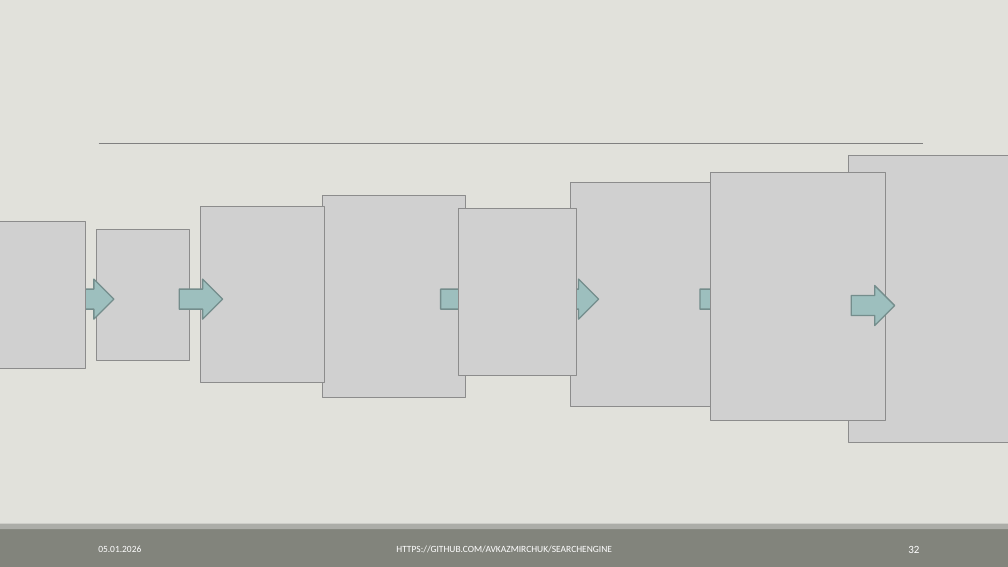
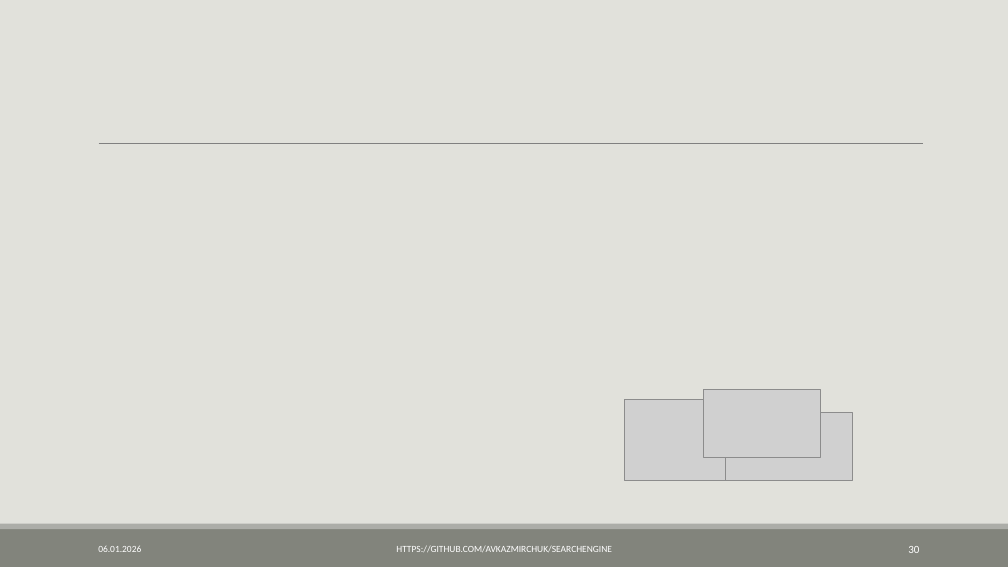
Before and after one commit to AVKazmirchuk/SearchEngine, a slide deck: slide 30 of presentation/защита [Автосохраненный].pptx (slide 32 before the commit). Drawn at 1008x567 pixels with LibreOffice and Linux fonts; fonts in the diff are those of the drawing; grey boxes stand for pictures. Boxes give left, top, right and bottom in pixels: in the first picture for what was removed or moved away, otherwise in the second. Text is boxed around its words. In the diff, an @@ line names an element or a change of style, - is before the commit and + after.

Commit message:
update presentation

```diff
--- a/presentation/защита [Автосохраненный].pptx
+++ b/presentation/защита [Автосохраненный].pptx
@@ picture removed at (711, 172, 886, 420) @@
@@ picture removed at (848, 156, 1008, 442) @@
@@ picture removed at (200, 206, 325, 383) @@
@@ picture removed at (323, 195, 466, 397) @@
@@ picture removed at (459, 209, 577, 375) @@
@@ picture removed at (570, 182, 729, 407) @@
@@ picture removed at (0, 222, 85, 368) @@
@@ picture removed at (97, 229, 190, 360) @@
@@ right arrow removed at (70, 279, 113, 319) @@
@@ right arrow removed at (179, 279, 222, 319) @@
@@ right arrow removed at (306, 281, 349, 321) @@
@@ right arrow removed at (441, 279, 484, 319) @@
@@ right arrow removed at (555, 279, 598, 319) @@
@@ right arrow removed at (700, 279, 743, 319) @@
@@ right arrow removed at (851, 286, 895, 326) @@
@@ picture added at (704, 389, 821, 458) @@
@@ picture added at (625, 399, 774, 480) @@
@@ picture added at (725, 413, 853, 480) @@
@@ page number at (908, 546, 919, 553): text changed @@
-32
+30
```
Also in this commit, not shown: 29 other slides changed, 10 slides removed, 59 other files.
